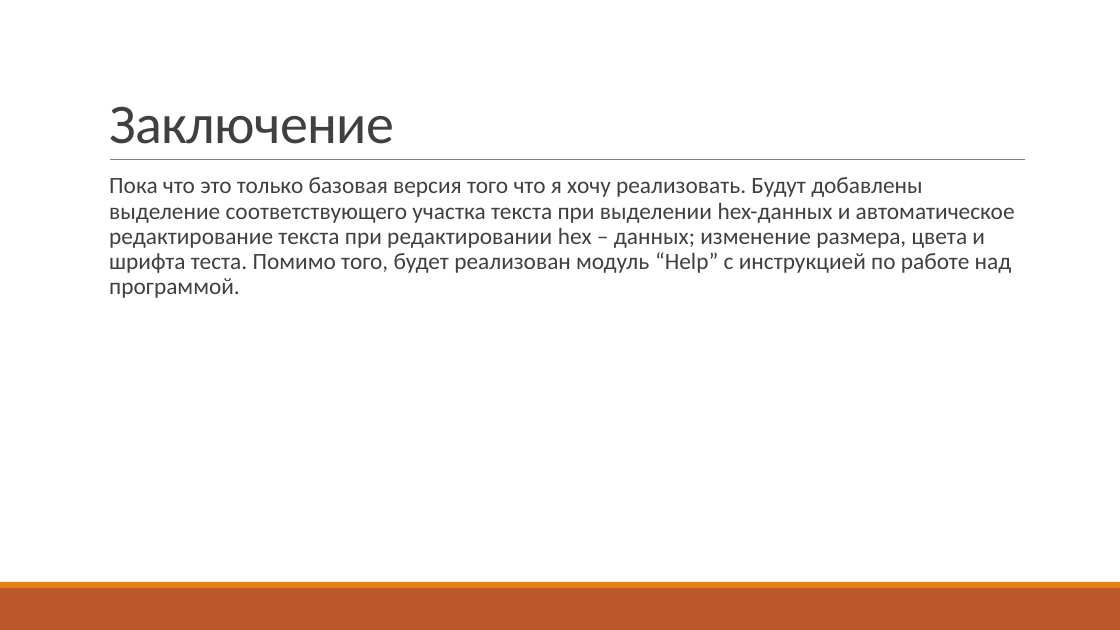
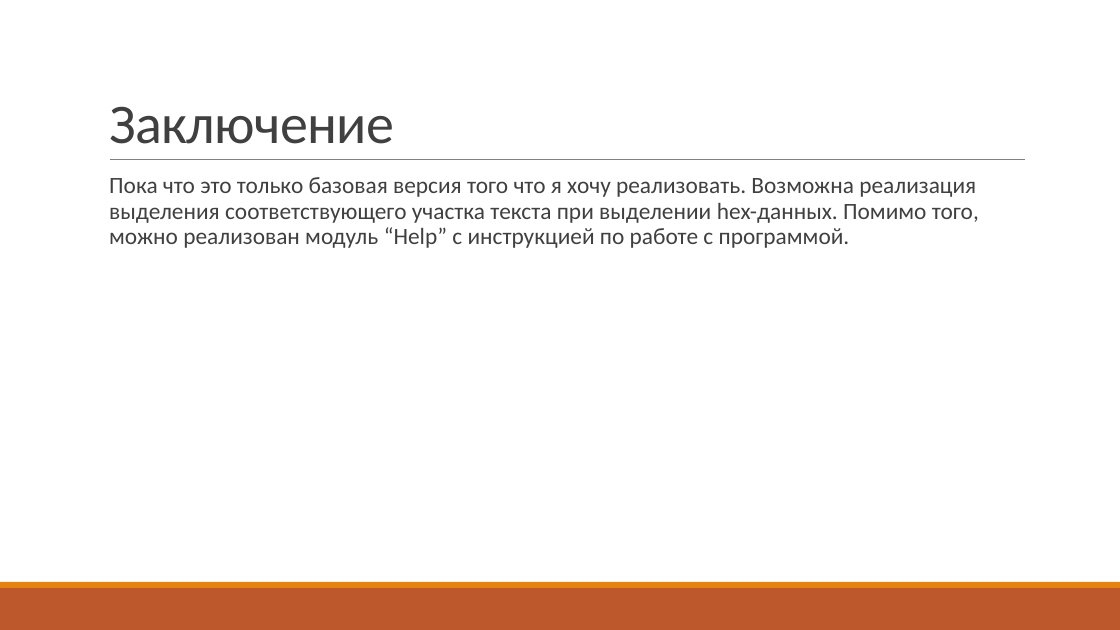
Before and after one commit to sampletext117/Hex-redactor, a slide deck: slide 6 of Simple hex-redactor on PyQt5.pptx. Drawn at 1120x630 pixels with LibreOffice and Linux fonts; fonts in the diff are those of the drawing. Boxes give left, top, right and bottom in pixels: in the first picture for what was removed or moved away, otherwise in the second. Text is boxed around its words. In the diff, an @@ line names an element or a change of style, - is before the commit and + after.

```diff
--- a/Simple hex-redactor on PyQt5.pptx
+++ b/Simple hex-redactor on PyQt5.pptx
@@ text at (x1=109, y1=177, x2=979, y2=248): text changed @@
-  Пока что это только базовая версия того что я хочу реализовать. Будут добавлены выделение соответствующего участка текста при выделении hex-данных и автоматическое редактирование текста при редактировании hex – данных; изменение размера, цвета и шрифта теста. Помимо того, будет реализован модуль “Help” с инструкцией по работе над программой.
+  Пока что это только базовая версия того что я хочу реализовать. Возможна реализация выделения соответствующего участка текста при выделении hex-данных. Помимо того, можно реализован модуль “Help” с инструкцией по работе с программой.
```
Also in this commit, not shown: 2 other files.
